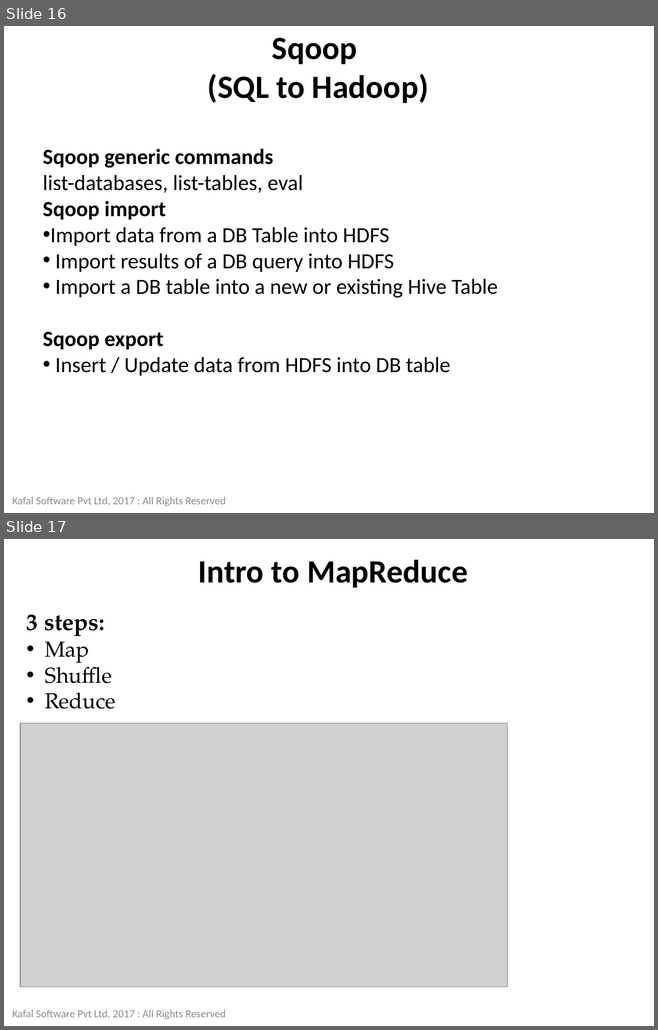
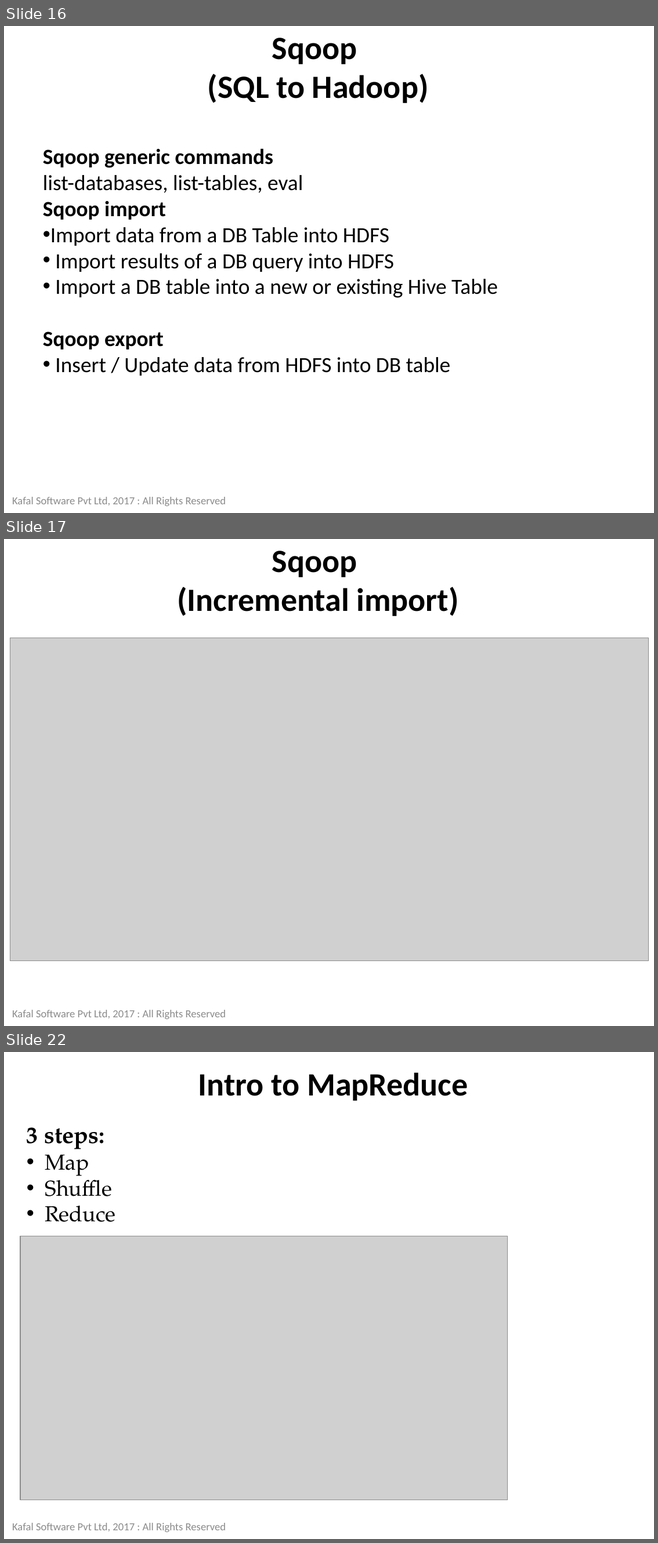
Before and after one commit to ashwinikafalsoft/bigdata-train, a slide deck: Introduction to - Big Data and Hadoop (HDP).pptx. Shown one above the other, each under a label of ours: slides 16 and 17 before the commit, slides 16, 17 and 22 after it; the slides between them are not shown. The pictures are 658x1030 and 658x1543 pixels, drawn with LibreOffice and Linux fonts; fonts in the diff are those of the drawing; grey boxes stand for pictures; background and template pictures are left out. Boxes give left, top, right and bottom in pixels: in the first picture for what was removed or moved away, otherwise in the second. Text is boxed around its words. In the diff, an @@ line names an element or a change of style, - is before the commit and + after.

```diff
--- a/Introduction to - Big Data and Hadoop (HDP).pptx
+++ b/Introduction to - Big Data and Hadoop (HDP).pptx
@@ slide 17 added at [4,539,654,1026], background #FFFFFF @@
@@ title added at [177,551,459,616], 36 pt, text #000000, bold @@
+Sqoop
+(Incremental import)
@@ picture added at [10,638,648,961] @@
@@ text added at [12,1010,226,1019], 12 pt, text #8C8C8C @@
+Kafal Software Pvt Ltd, 2017 : All Rights Reserved
@@ what was slide 17 is now slide 22 @@
```
Also in this commit, not shown: 4 other slides added, 3 other files.
